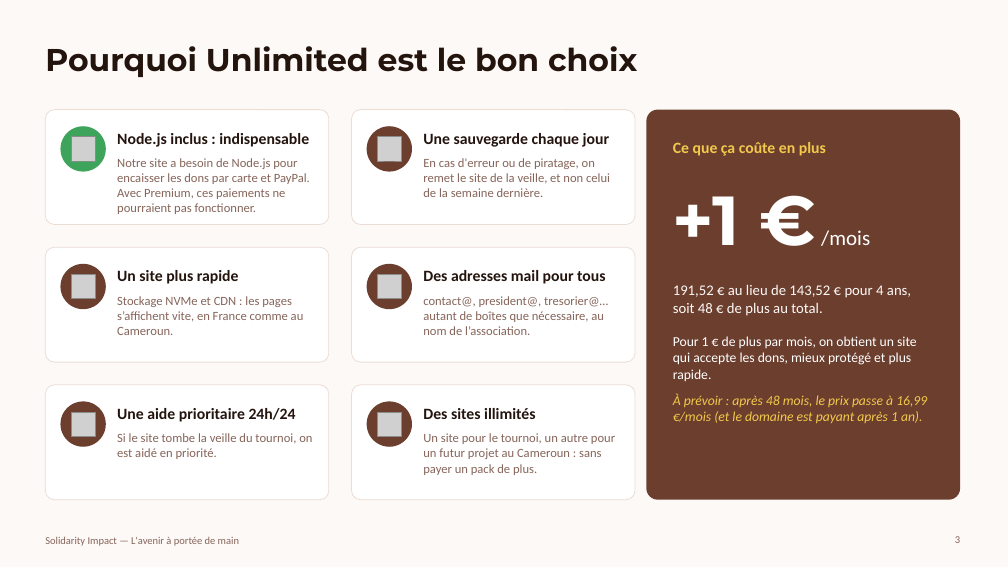
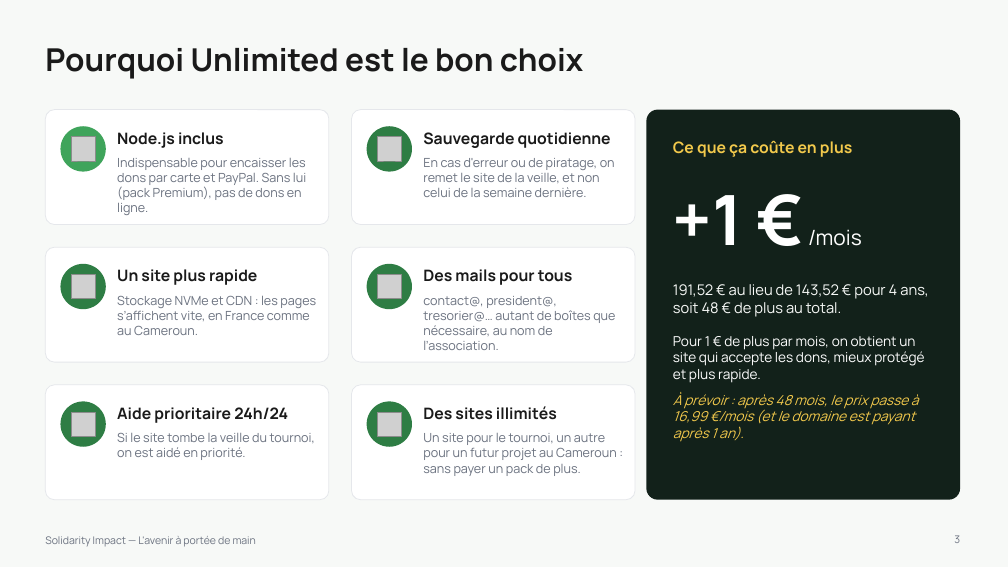
Before and after one commit to Sontsa1998/solidarity-impact, a slide deck: slide 3 of presentations/Hebergement_et_paiements.pptx. Drawn at 1008x567 pixels with LibreOffice and Linux fonts; fonts in the diff are those of the drawing; grey boxes stand for pictures; background and template pictures are left out. Boxes give left, top, right and bottom in pixels: in the first picture for what was removed or moved away, otherwise in the second. Text is boxed around its words. In the diff, an @@ line names an element or a change of style, - is before the commit and + after.

```diff
--- a/presentations/Hebergement_et_paiements.pptx
+++ b/presentations/Hebergement_et_paiements.pptx
@@ background #FDF9F7 to #F7F9F7 @@
@@ title "Pourquoi Unlimited est le bon ..." at (x1=45, y1=48, x2=584, y2=79): font Montserrat to Manrope, text colour #24140E to #1A1A1A @@
@@ rounded rectangle at (x1=647, y1=110, x2=960, y2=500): fill #6B3E2E to #12211A @@
@@ text at (x1=117, y1=132, x2=224, y2=148): text changed; font Calibri to Manrope; text colour #24140E to #1A1A1A @@
-Node.js inclus : indispensable
+Node.js inclus
@@ text at (x1=423, y1=132, x2=611, y2=148): text changed; font Calibri to Manrope; text colour #24140E to #1A1A1A @@
-Une sauvegarde chaque jour
+Sauvegarde quotidienne
@@ text "Ce que ça coûte en ..." at (x1=673, y1=140, x2=852, y2=157): font Calibri to Manrope @@
@@ text at (x1=117, y1=158, x2=306, y2=215): text changed; font Calibri to Manrope; text colour #86655A to #6B7280 @@
-Notre site a besoin de Node.js pour encaisser les dons par carte et PayPal. Avec Premium, ces paiements ne pourraient pas fonctionner.
+Indispensable pour encaisser les dons par carte et PayPal. Sans lui (pack Premium), pas de dons en ligne.
@@ text "+1 € /mois" at (x1=673, y1=195, x2=862, y2=246): font Montserrat to Manrope in "+1 €"; font Calibri to Manrope in "/mois" @@
@@ text "Un site plus rapide" at (x1=117, y1=269, x2=257, y2=285): font Calibri to Manrope, text colour #24140E to #1A1A1A @@
@@ text at (x1=423, y1=269, x2=572, y2=285): text changed; font Calibri to Manrope; text colour #24140E to #1A1A1A @@
-Des adresses mail pour tous
+Des mails pour tous
@@ text "191,52 € au lieu de ..." at (x1=673, y1=284, x2=929, y2=317): font Calibri to Manrope, text colour #FDF9F7 to #F7F9F7 @@
@@ text "Pour 1 € de plus ..." at (x1=673, y1=336, x2=924, y2=442): font Calibri to Manrope @@
@@ outline #EBDDD4 0.75 pt to #E5E7EB 0.75 pt in 6 elements at (x1=45, y1=110, x2=329, y2=225), (x1=352, y1=110, x2=635, y2=225), (x1=45, y1=247, x2=329, y2=362), (x1=352, y1=247, x2=635, y2=362), (x1=45, y1=385, x2=329, y2=500), (x1=352, y1=385, x2=635, y2=500) @@
@@ text at (x1=117, y1=407, x2=288, y2=423): text changed; font Calibri to Manrope; text colour #24140E to #1A1A1A @@
-Une aide prioritaire 24h/24
+Aide prioritaire 24h/24
@@ fill #6B3E2E to #2E7D44 in 5 elements at (x1=367, y1=126, x2=412, y2=172), (x1=60, y1=264, x2=106, y2=309), (x1=367, y1=264, x2=412, y2=309), (x1=60, y1=402, x2=106, y2=447), (x1=367, y1=402, x2=412, y2=447) @@
@@ text "Des sites illimités" at (x1=423, y1=406, x2=557, y2=420): font Calibri to Manrope, text colour #24140E to #1A1A1A @@
@@ font Calibri to Manrope, text colour #86655A to #6B7280 in 7 elements at (x1=423, y1=158, x2=615, y2=197), (x1=117, y1=296, x2=316, y2=335), (x1=423, y1=296, x2=615, y2=350), (x1=117, y1=433, x2=315, y2=460), (x1=423, y1=433, x2=617, y2=476), (x1=954, y1=535, x2=960, y2=543), (x1=45, y1=536, x2=256, y2=547) @@
```
Also in this commit, not shown: 4 other slides changed, 1 other file.
